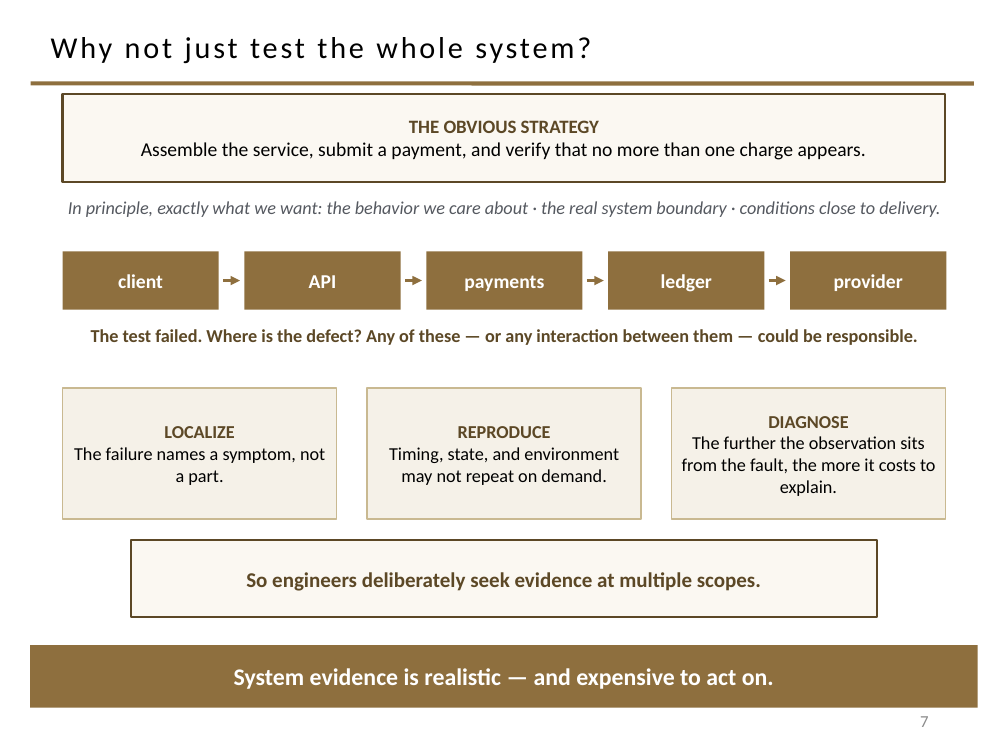
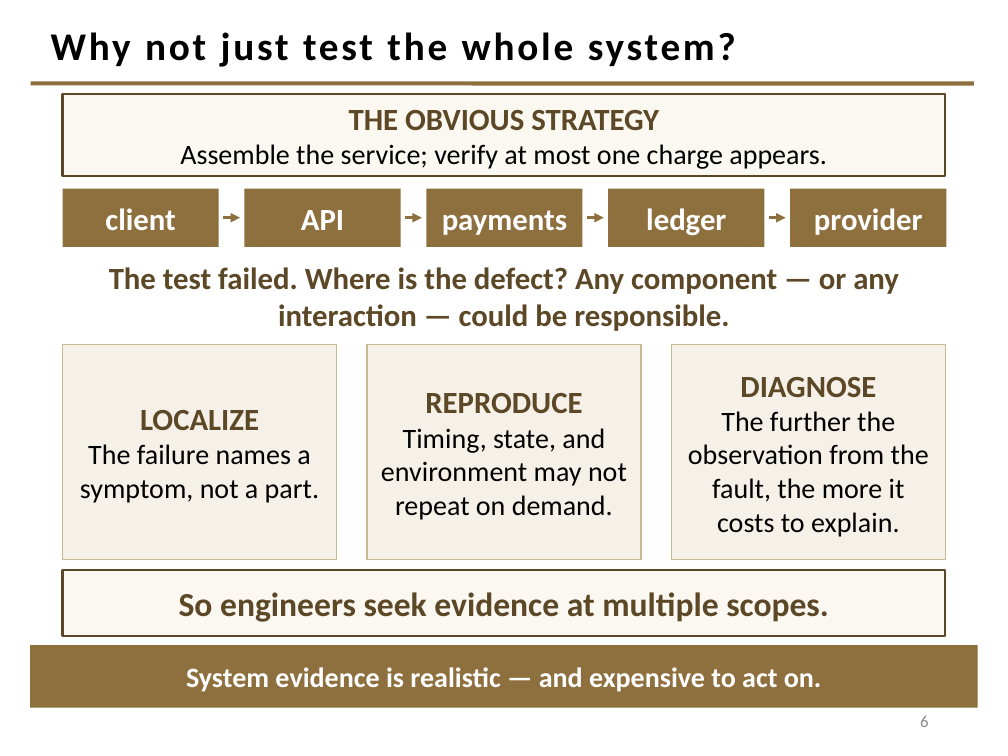
Before and after one commit to davisjam/model-based-agentic-software-engineering, a slide deck: slide 6 of course/lectures/act-1-foundations/08-validation/1-8-Validation.pptx (slide 7 before the commit). Drawn at 1008x756 pixels with LibreOffice and Linux fonts; fonts in the diff are those of the drawing; background and template pictures are left out. Boxes give left, top, right and bottom in pixels: in the first picture for what was removed or moved away, otherwise in the second. Text is boxed around its words. In the diff, an @@ line names an element or a change of style, - is before the commit and + after.

```diff
--- a/course/lectures/act-1-foundations/08-validation/1-8-Validation.pptx
+++ b/course/lectures/act-1-foundations/08-validation/1-8-Validation.pptx
@@ title "Why not just test the ..." at (51, 32, 736, 67): size 21.6 to 28 pt, bold on @@
@@ rectangle "THE OBVIOUS STRATEGY": place and size @@
-rectangle "THE OBVIOUS STRATEGY" at (62, 94, 946, 181)
+rectangle "THE OBVIOUS STRATEGY" at (62, 94, 946, 176)
@@ text in rectangle at (349, 110, 659, 131): size 13.5 to 22 pt in "THE OBVIOUS STRATEGY" @@
@@ text in rectangle at (180, 144, 827, 169): text changed; size 14 to 20 pt @@
-Assemble the service, submit a payment, and verify that no more than one charge appears.
+Assemble the service; verify at most one charge appears.
@@ text removed at (68, 201, 940, 217) @@
-In principle, exactly what we want: the behavior we care about · the real system boundary · conditions close to delivery.
@@ 5 rectangles: place and size @@
-5 rectangles at (62, 251, 947, 309)
+5 rectangles at (62, 188, 947, 247)
@@ size 14 to 22 pt in 5 elements at (62, 188, 219, 247), (244, 188, 400, 247), (790, 188, 947, 247), (426, 188, 583, 247), (608, 188, 764, 247) @@
@@ 4 arrows: place and size @@
-4 arrows at (223, 280, 785, 280)
+4 arrows at (223, 218, 785, 218)
@@ text at (109, 267, 899, 331): text changed; size 13 to 22 pt @@
-The test failed. Where is the defect? Any of these — or any interaction between them — could be responsible.
+The test failed. Where is the defect? Any component — or any interaction — could be responsible.
@@ rectangle "LOCALIZE": place and size @@
-rectangle "LOCALIZE" at (62, 388, 337, 519)
+rectangle "LOCALIZE" at (62, 345, 337, 559)
@@ rectangle "LOCALIZE" at (62, 345, 337, 559): size 13 to 22 pt in "LOCALIZE"; size 13 to 20 pt in "The failure names a symptom, not a ..." @@
@@ rectangle "REPRODUCE": place and size @@
-rectangle "REPRODUCE" at (367, 388, 641, 519)
+rectangle "REPRODUCE" at (367, 345, 641, 559)
@@ rectangle "REPRODUCE" at (367, 345, 641, 559): size 13 to 22 pt in "REPRODUCE"; size 13 to 20 pt in "Timing, state, and environment may not repeat ..." @@
@@ rectangle "DIAGNOSE": place and size @@
-rectangle "DIAGNOSE" at (671, 388, 946, 519)
+rectangle "DIAGNOSE" at (671, 345, 946, 559)
@@ text in rectangle at (740, 377, 876, 397): size 13 to 22 pt in "DIAGNOSE" @@
@@ text in rectangle at (688, 411, 929, 537): text changed; size 13 to 20 pt @@
-The further the observation sits from the fault, the more it costs to explain.
+The further the observation from the fault, the more it costs to explain.
@@ rectangle "So engineers seek evidence at ...": place and size @@
-rectangle "So engineers seek evidence at ..." at (131, 540, 877, 618)
+rectangle "So engineers seek evidence at ..." at (62, 570, 946, 636)
@@ text in rectangle at (179, 592, 829, 622): text changed; size 15 to 24 pt @@
-So engineers deliberately seek evidence at multiple scopes.
+So engineers seek evidence at multiple scopes.
@@ rectangle "System evidence is realistic — ..." at (30, 645, 978, 708): size 17 to 20 pt @@
@@ page number at (920, 716, 928, 727): text changed @@
-7
+6
```
Also in this commit, not shown: 26 other slides changed, 1 slide added, 1 slide removed.
